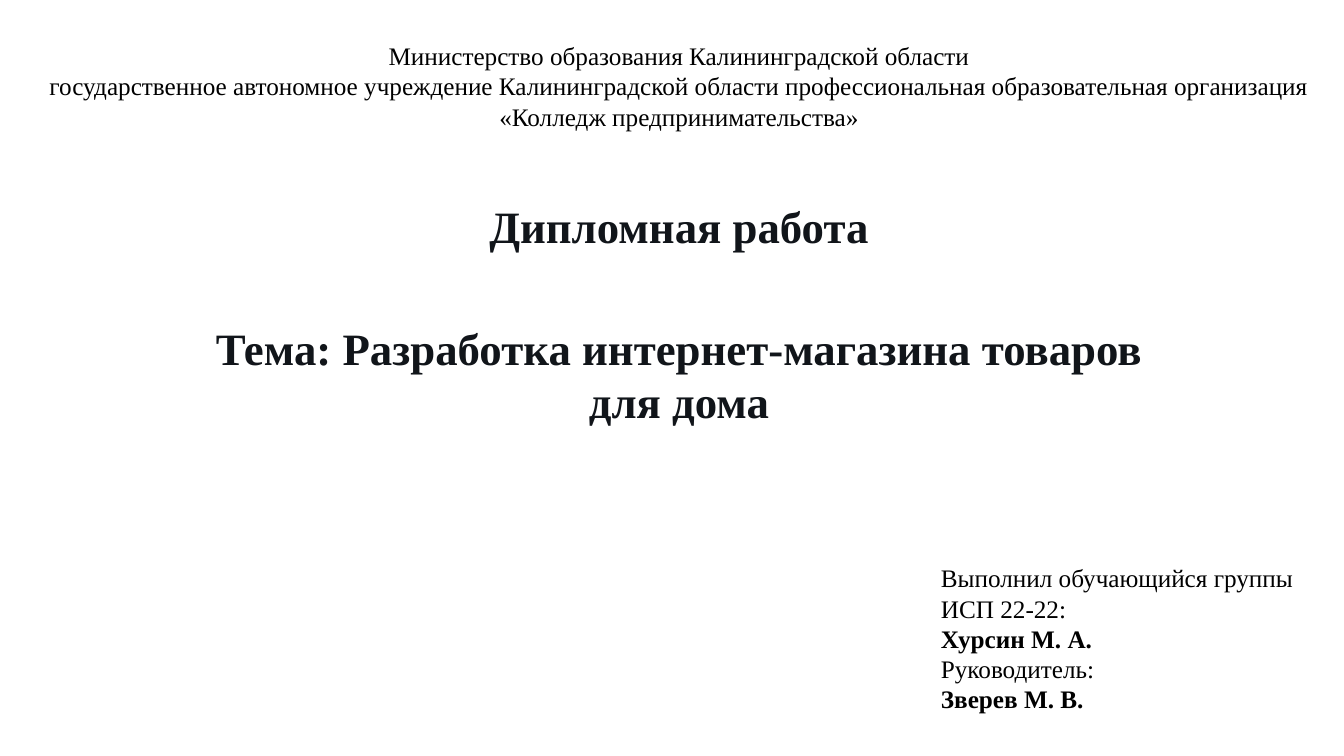
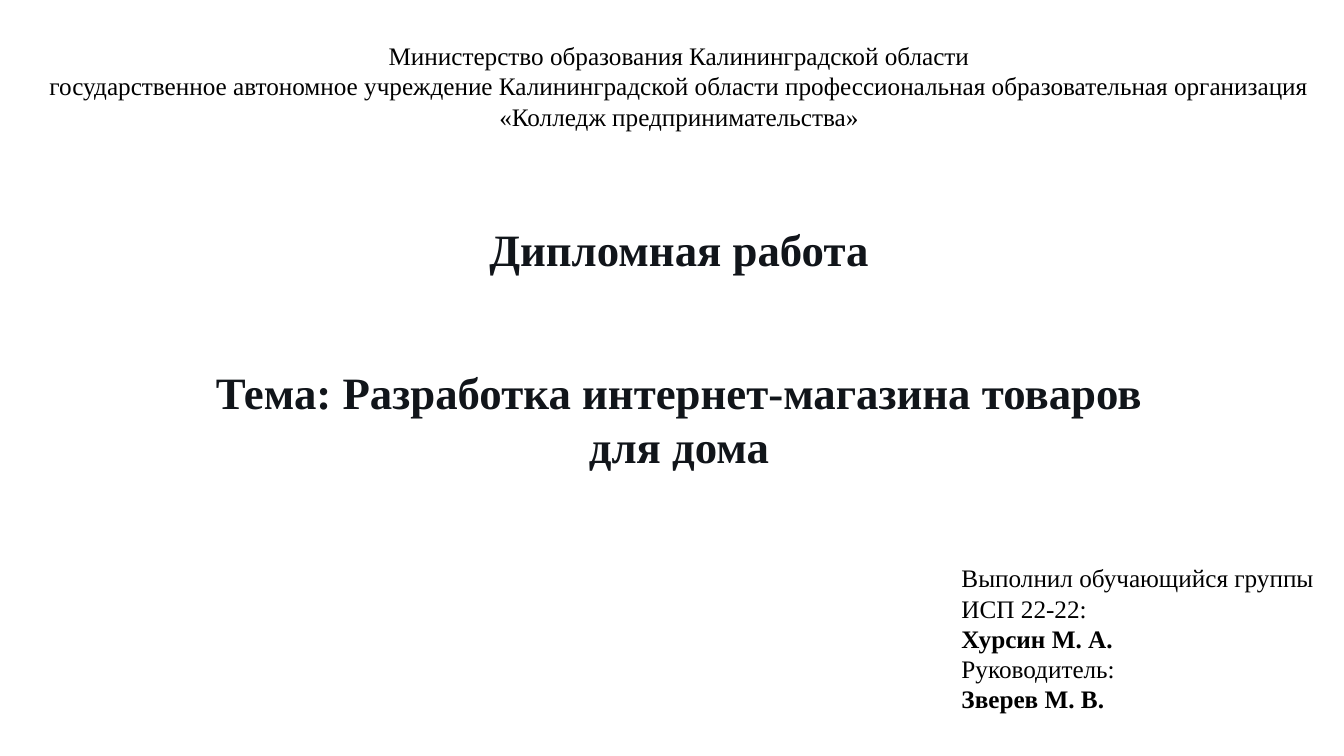
Before and after one commit to MatveyTea/text, a slide deck: slide 1 of Презентация.pptx. Drawn at 1344x756 pixels with LibreOffice and Linux fonts; fonts in the diff are those of the drawing. Boxes give left, top, right and bottom in pixels: in the first picture for what was removed or moved away, otherwise in the second. Text is boxed around its words. In the diff, an @@ line names an element or a change of style, - is before the commit and + after.

```diff
--- a/Презентация.pptx
+++ b/Презентация.pptx
@@ text "Дипломная работа": place and size @@
-text "Дипломная работа" at <box>489,211,869,253</box>
+text "Дипломная работа" at <box>489,234,869,275</box>
@@ text "Тема: Разработка интернет-магазина товаров для ...": place and size @@
-text "Тема: Разработка интернет-магазина товаров для ..." at <box>216,333,1142,426</box>
+text "Тема: Разработка интернет-магазина товаров для ..." at <box>216,377,1142,471</box>
@@ text "Выполнил обучающийся группы ИСП 22-22: ...": place and size @@
-text "Выполнил обучающийся группы ИСП 22-22: ..." at <box>941,569,1293,714</box>
+text "Выполнил обучающийся группы ИСП 22-22: ..." at <box>961,569,1313,714</box>
```
Also in this commit, not shown: 1 other slide changed, 1 slide removed, 1 other file.
